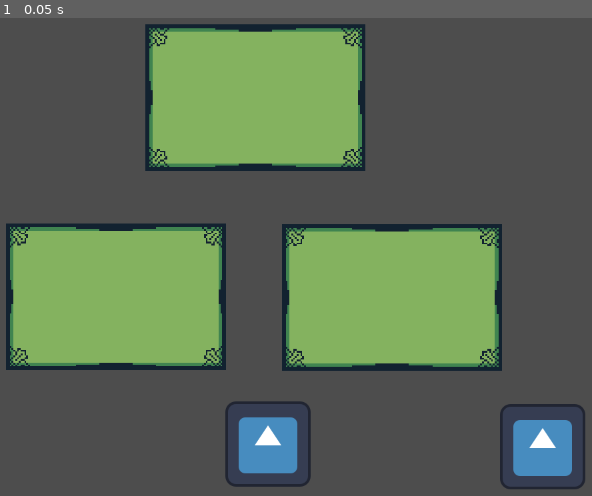
Above: before the commit, frame 1.
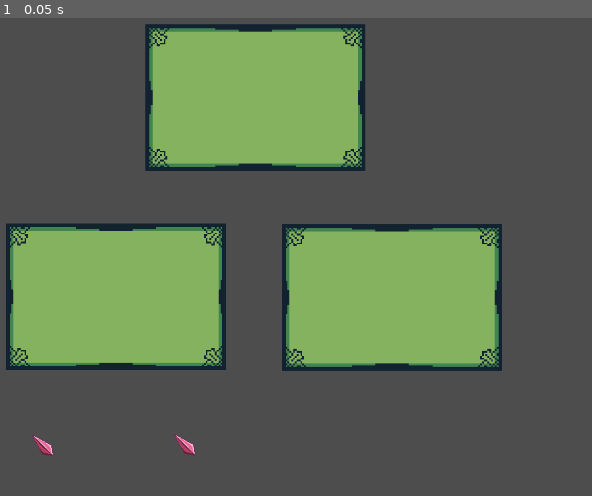
Above: after the commit, the same moment.

Repository: uotlaf/laughteller
Game: Godot game, scene res://Scenes/test.tscn
Same seed, same stepped clock (60 frames per second), same inputs: the game is played once before the commit and once after it. This scene is started directly instead of the project's main scene. The engine's default icon, where the game draws it, is replaced by a stand-in: a white triangle on a blue panel in a dark square.
Inputs:
- Up to frame 1 (0.05 s): no input

The runs differ from the first frame. In frame 1, 3.2% of the frame differs, in the area x 5-99%, y 80-99%.

Commit message:
Struct Dynamic Box

Diff:
--- /dev/null
+++ b/Scenes/spawner_exemple.tscn
@@ -0,0 +1,18 @@
+[gd_scene load_steps=2 format=3 uid="uid://cp7a0k5t0wldd"]
+
+[sub_resource type="GDScript" id="GDScript_y64d7"]
+script/source = "
+extends Marker2D
+
+const PEACE: PackedScene = preload(\"res://Scenes/main_peace.tscn\")
+
+func _ready():
+	var peace = PEACE.instantiate()
+	peace.original_position = global_position
+	get_parent().call_deferred(\"add_child\", peace)
+"
+
+[node name="Marker2D2" type="Marker2D"]
+visible = false
+position = Vector2(579, 695)
+script = SubResource("GDScript_y64d7")
--- a/Scenes/test.tscn
+++ b/Scenes/test.tscn
@@ -1,34 +1,23 @@
 [gd_scene load_steps=3 format=3 uid="uid://2dxyom3qpgna"]
 
 [ext_resource type="PackedScene" uid="uid://b6yqq01d7375d" path="res://Scenes/box.tscn" id="1_ocrx1"]
-
-[sub_resource type="GDScript" id="GDScript_y64d7"]
-script/source = "
-extends Marker2D
-
-const PEACE: PackedScene = preload(\"res://Scenes/main_peace.tscn\")
-
-func _ready():
-	var peace = PEACE.instantiate()
-	peace.original_position = global_position
-	get_parent().call_deferred(\"add_child\", peace)
-"
+[ext_resource type="PackedScene" uid="uid://ba21nniksg3gd" path="res://Scenes/main_peace.tscn" id="2_hwc33"]
 
 [node name="Node2D" type="Node2D"]
 
 [node name="Box2" parent="." instance=ExtResource("1_ocrx1")]
 position = Vector2(351, 474)
+number_box = 3
 
 [node name="Box" parent="." instance=ExtResource("1_ocrx1")]
 position = Vector2(560, 175)
 
 [node name="Box3" parent="." instance=ExtResource("1_ocrx1")]
 position = Vector2(765, 475)
+number_box = 2
 
-[node name="Marker2D2" type="Marker2D" parent="."]
-position = Vector2(579, 695)
-script = SubResource("GDScript_y64d7")
+[node name="Peace4" parent="." instance=ExtResource("2_hwc33")]
+position = Vector2(454, 696)
 
-[node name="Marker2D" type="Marker2D" parent="."]
-position = Vector2(991, 699)
-script = SubResource("GDScript_y64d7")
+[node name="Peace3" parent="." instance=ExtResource("2_hwc33")]
+position = Vector2(241, 697)
--- a/Scripts/box.gd
+++ b/Scripts/box.gd
@@ -2,6 +2,7 @@
 
 class_name Box
 
+@export var number_box:int = 1
 
 func _on_area_2d_body_entered(body):
 	if body is Main_Peace:
--- a/Scripts/main_peace.gd
+++ b/Scripts/main_peace.gd
@@ -1,6 +1,8 @@
 extends CharacterBody2D
 
 class_name Main_Peace
+
+@export var number_peace: int = 1
 
 var in_box = false
 var original_position: Vector2
@@ -11,29 +13,32 @@
 
 func _ready():
 	Joke.act_joke = 1
-	update_textures($BoxImage, "p")
+	original_position = global_position
 	$BoxImage.scale = Vector2(2.75, 2.75)
+	update_textures($Sprite2D, "p", number_peace)
+
 
 func _physics_process(_delta: float):
 	if not in_box:
 		global_position = original_position
 		$BoxImage.visible = false
-
-
+		$Sprite2D.visible = true
 	else:
 		global_position = Box_realtive.global_position
 		if not hold:
+			$Sprite2D.visible = false
 			$BoxImage.visible = true
-			$Sprite2D.modulate = Color("101010")
 		else:
-			$Sprite2D.modulate = Color("FFFFFF")
+			$Sprite2D.visible = true
 			$BoxImage.visible = false
 	if hold:
 		global_position = get_global_mouse_position()
 
 
+
 func grab(box: Box):
 	Box_realtive = box
+	update_textures($BoxImage, "b", Box_realtive.number_box)
 	global_position = box.global_position
 	in_box = true
 
@@ -44,14 +49,14 @@
 	if event is InputEventMouseButton and event.button_index == MOUSE_BUTTON_LEFT:
 		hold = event.is_pressed()
 
-func update_textures(sprite: Sprite2D, type: String):
+func update_textures(sprite: Sprite2D, type: String, number_index: int):
 	var image = Image.new()
+	print(type+str(number_index))
 	if type == "p":
-		Joke.act_p += 1
-		image.load(Joke.jokes[str(Joke.act_joke)]["path_"+type+str(Joke.act_p)])
+		image.load(Joke.jokes[str(Joke.act_joke)][type+str(number_peace)]["path_"+type])
 	if type == "b":
-		Joke.act_b += 1
-		image.load(Joke.jokes[str(Joke.act_joke)]["path_"+type+str(Joke.act_b)])
+		image.load(Joke.jokes[str(Joke.act_joke)]["p"+str(number_peace)]["path_"+type+str(number_index)])
+
 	var t = ImageTexture.new()
 	t = ImageTexture.create_from_image(image)
 	sprite.texture = t
--- a/Scripts/management.gd
+++ b/Scripts/management.gd
@@ -1,14 +1,16 @@
 extends Node
 
 var act_joke = 0
-var act_p = 0
-var act_b = 0
 
 const jokes: Dictionary = {
 	"1": {
 		"nome": "Primeira Piada",
-		"path_p1": "res://Assets/cursor.png",
-		"path_p2": "res://Assets/icon.svg",
-		"path_b1": "res://Assets/Moldura_vazia.png",
+		"p1": {
+			"path_p": "res://Assets/cursor.png",
+			"path_b1": "res://Assets/Moldura_vazia.png",
+			"path_b2": "res://Assets/icon.svg",
+			"path_b3": "res://Assets/cursor.png"
+		}
+
 	}
 }
